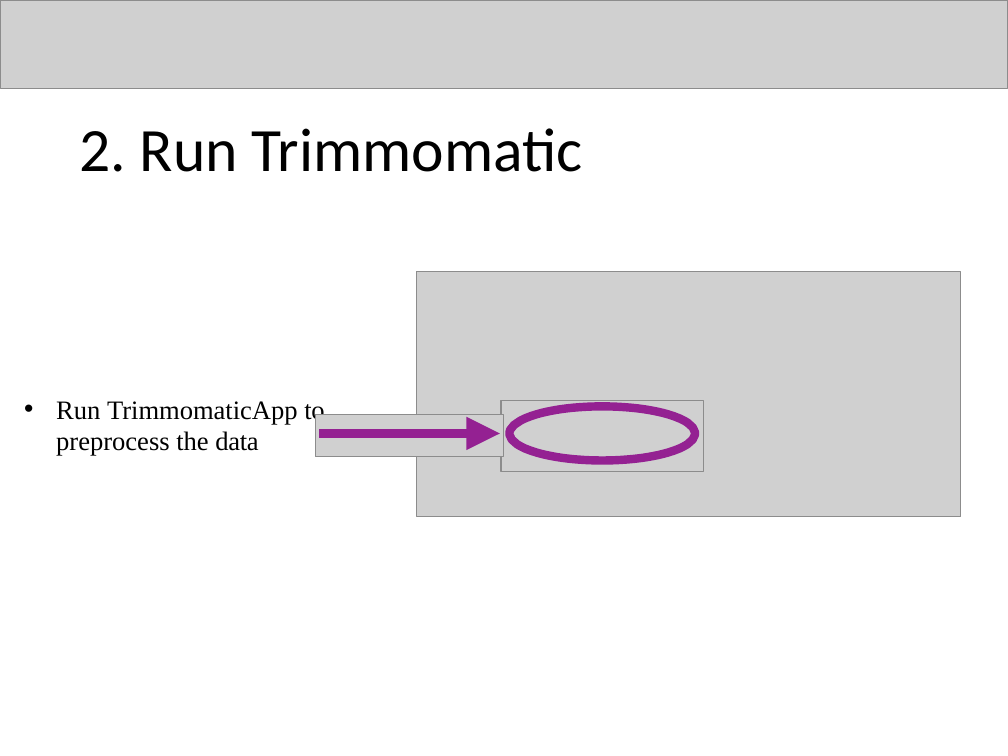
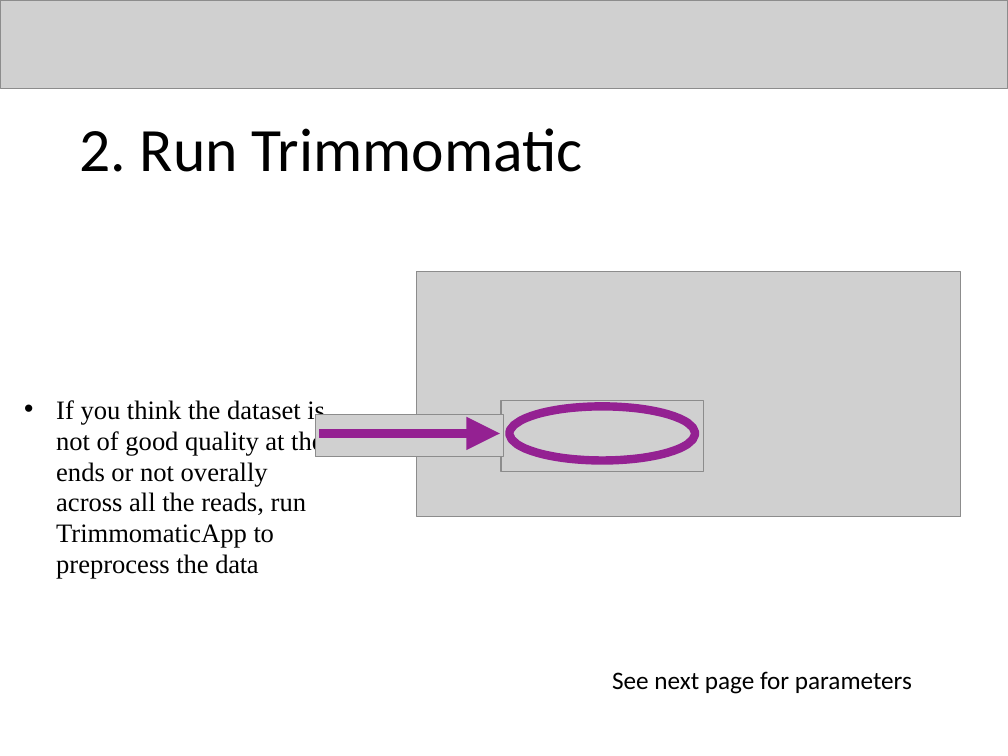
Before and after one commit to zajacn/metagenomics_course_FGCZ, a slide deck: slide 6 of instructions/FastQC.pptx. Drawn at 1008x756 pixels with LibreOffice and Linux fonts; fonts in the diff are those of the drawing; grey boxes stand for pictures. Boxes give left, top, right and bottom in pixels: in the first picture for what was removed or moved away, otherwise in the second. Text is boxed around its words. In the diff, an @@ line names an element or a change of style, - is before the commit and + after.

```diff
--- a/instructions/FastQC.pptx
+++ b/instructions/FastQC.pptx
@@ text at box(56, 400, 325, 579): text changed @@
-• Run TrimmomaticApp to preprocess the data
+• If you think the dataset is not of good quality at the ends or not overally across all the reads, run TrimmomaticApp to preprocess the data
@@ text added at box(612, 671, 912, 694), 18 pt, text #000000 @@
+See next page for parameters
```
Also in this commit, not shown: 4 other slides changed, 3 other files.
